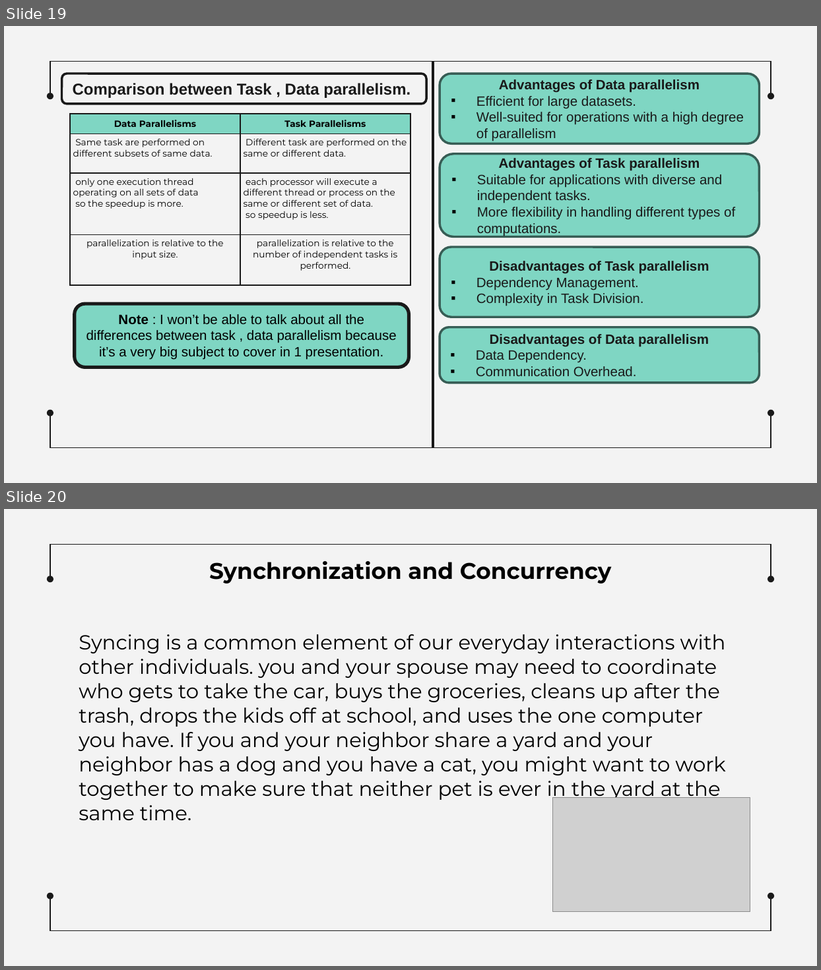
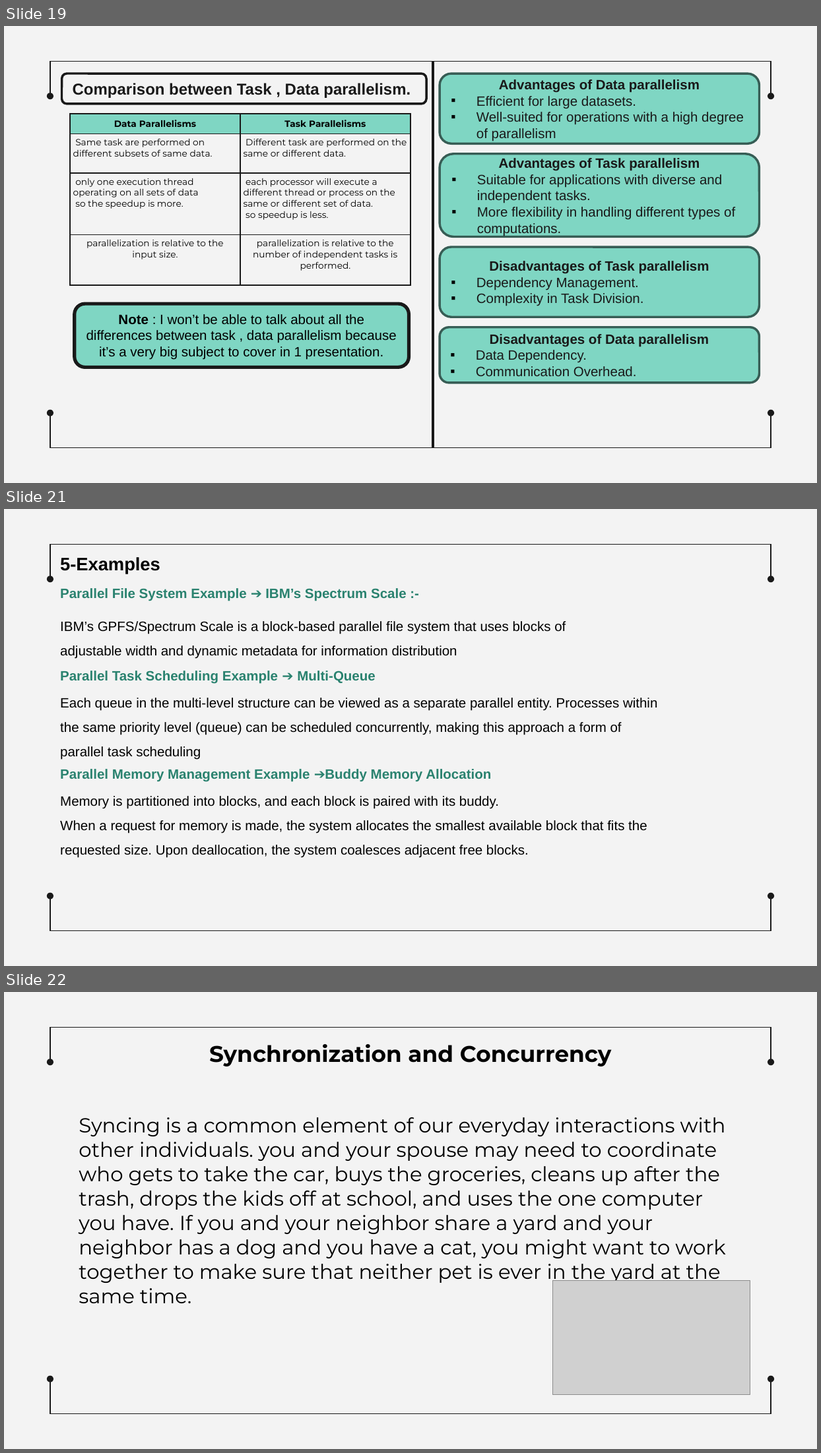
Before and after one commit to MahmoudEssam707/Operating-System, a slide deck: Presentaion on Shared Memory Machines/Sharing Memory Machines Gowely edit.pptx. Shown one above the other, each under a label of ours: slides 19 and 20 before the commit, slides 19, 21 and 22 after it; the slides between them are not shown. The pictures are 821x970 and 821x1453 pixels, drawn with LibreOffice and Linux fonts; fonts in the diff are those of the drawing; grey boxes stand for pictures. Boxes give left, top, right and bottom in pixels: in the first picture for what was removed or moved away, otherwise in the second. Text is boxed around its words. In the diff, an @@ line names an element or a change of style, - is before the commit and + after.

Commit message:
Task done

```diff
--- a/Presentaion on Shared Memory Machines/Sharing Memory Machines Gowely edit.pptx
+++ b/Presentaion on Shared Memory Machines/Sharing Memory Machines Gowely edit.pptx
@@ slide 21 added at (4, 509, 817, 966), background #F3F3F3; not listed: 6 template elements that a slide beside it also shows @@
@@ text added at (60, 557, 160, 574), 16 pt, text #000000, bold @@
+5-Examples
@@ text added at (60, 588, 407, 601), 12 pt, text #2A826F, bold @@
+Parallel File System Example ➔ IBM’s Spectrum Scale :-
@@ text added at (60, 621, 566, 659), 12 pt, text #000000 @@
+IBM’s GPFS/Spectrum Scale is a block-based parallel file system that uses blocks of adjustable width and dynamic metadata for information distribution
@@ text added at (60, 671, 375, 684), 12 pt, text #2A826F, bold @@
+Parallel Task Scheduling Example ➔ Multi-Queue
@@ text added at (60, 698, 657, 760), 12 pt, text #000000 @@
+Each queue in the multi-level structure can be viewed as a separate parallel entity. Processes within the same priority level (queue) can be scheduled concurrently, making this approach a form of parallel task scheduling
@@ text added at (60, 769, 491, 782), 12 pt, text #2A826F, bold @@
+Parallel Memory Management Example ➔Buddy Memory Allocation
@@ text added at (60, 796, 647, 857), 12 pt, text #000000 @@
+Memory is partitioned into blocks, and each block is paired with its buddy.
+When a request for memory is made, the system allocates the smallest available block that fits the requested size. Upon deallocation, the system coalesces adjacent free blocks.
@@ what was slide 20 is now slide 22 @@
```
Also in this commit, not shown: 4 slides changed, 1 other slide added.
